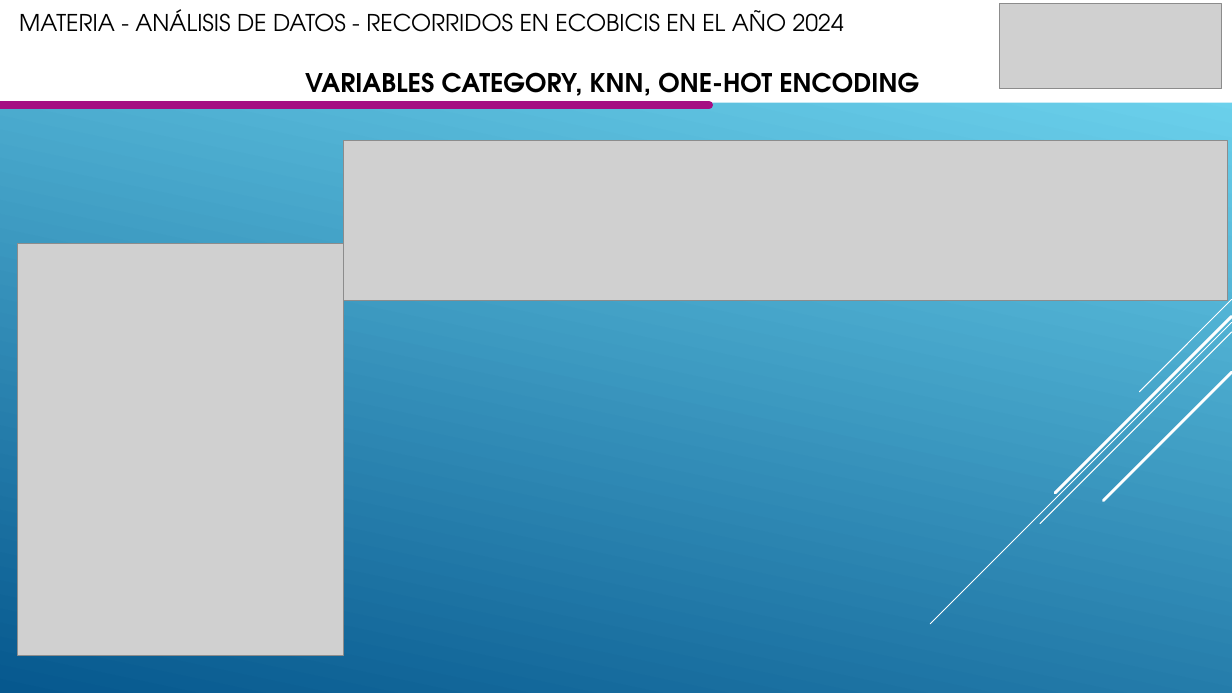
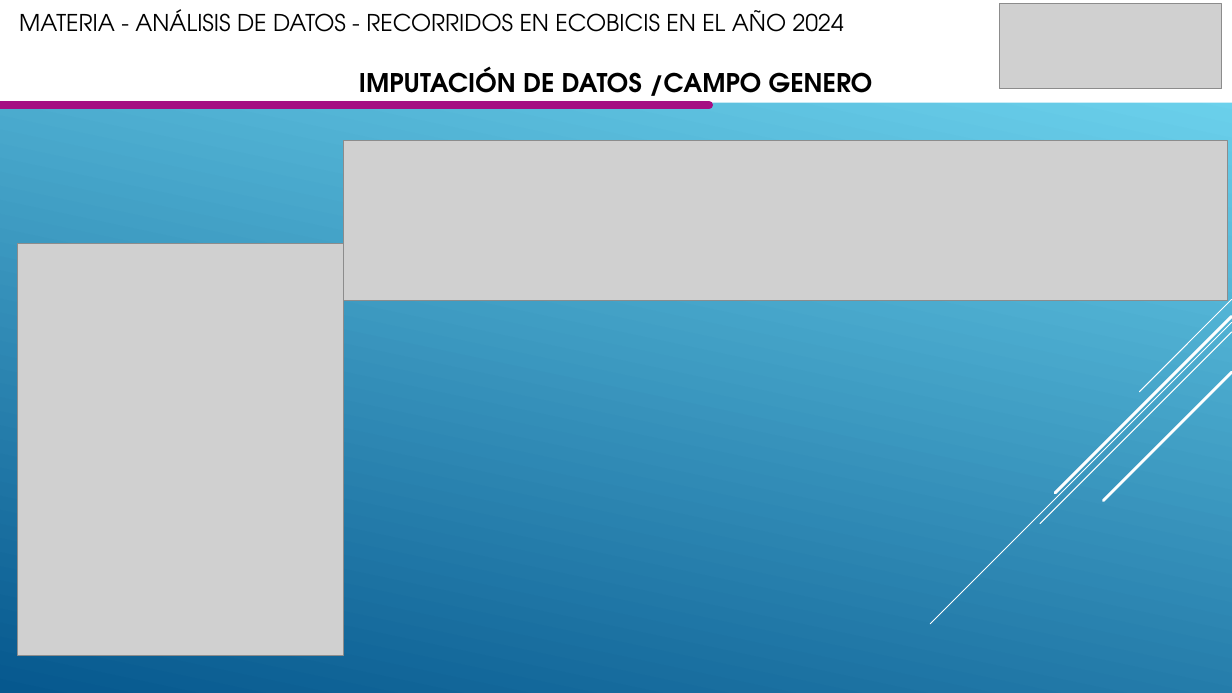
Before and after one commit to luigisan80/Analisis_Datos-, a slide deck: slide 12 of AdD_B12025_Grupo5.pptx (slide 10 before the commit). Drawn at 1232x693 pixels with LibreOffice and Linux fonts; fonts in the diff are those of the drawing; grey boxes stand for pictures. Boxes give left, top, right and bottom in pixels: in the first picture for what was removed or moved away, otherwise in the second. Text is boxed around its words. In the diff, an @@ line names an element or a change of style, - is before the commit and + after.

```diff
--- a/AdD_B12025_Grupo5.pptx
+++ b/AdD_B12025_Grupo5.pptx
@@ text at box(359, 66, 873, 103): text changed @@
-VARIABLES CATEGORY, KNN, ONE-HOT ENCODING
+IMPUTACIÓN DE DATOS /CAMPO GENERO
```
Also in this commit, not shown: 6 other slides changed, 2 slides added.
